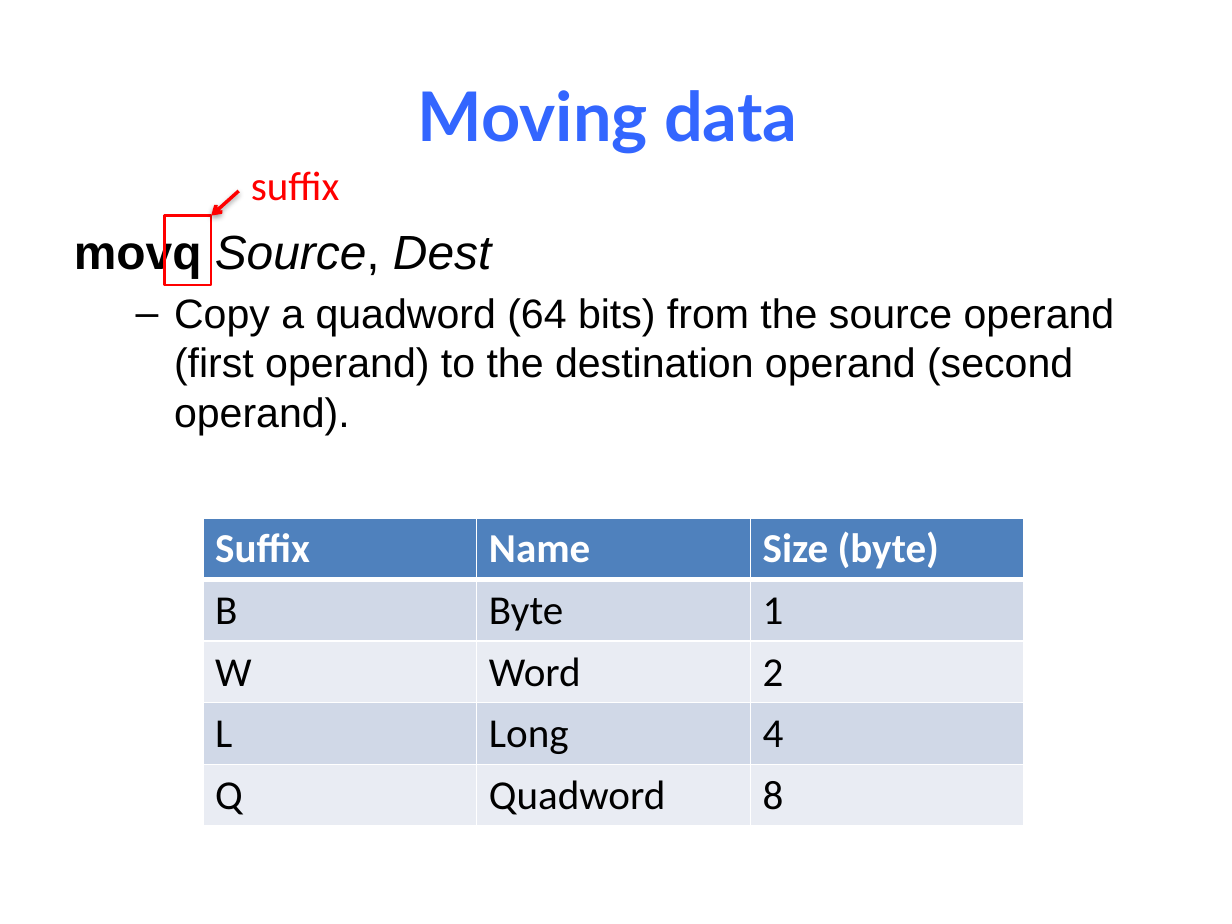
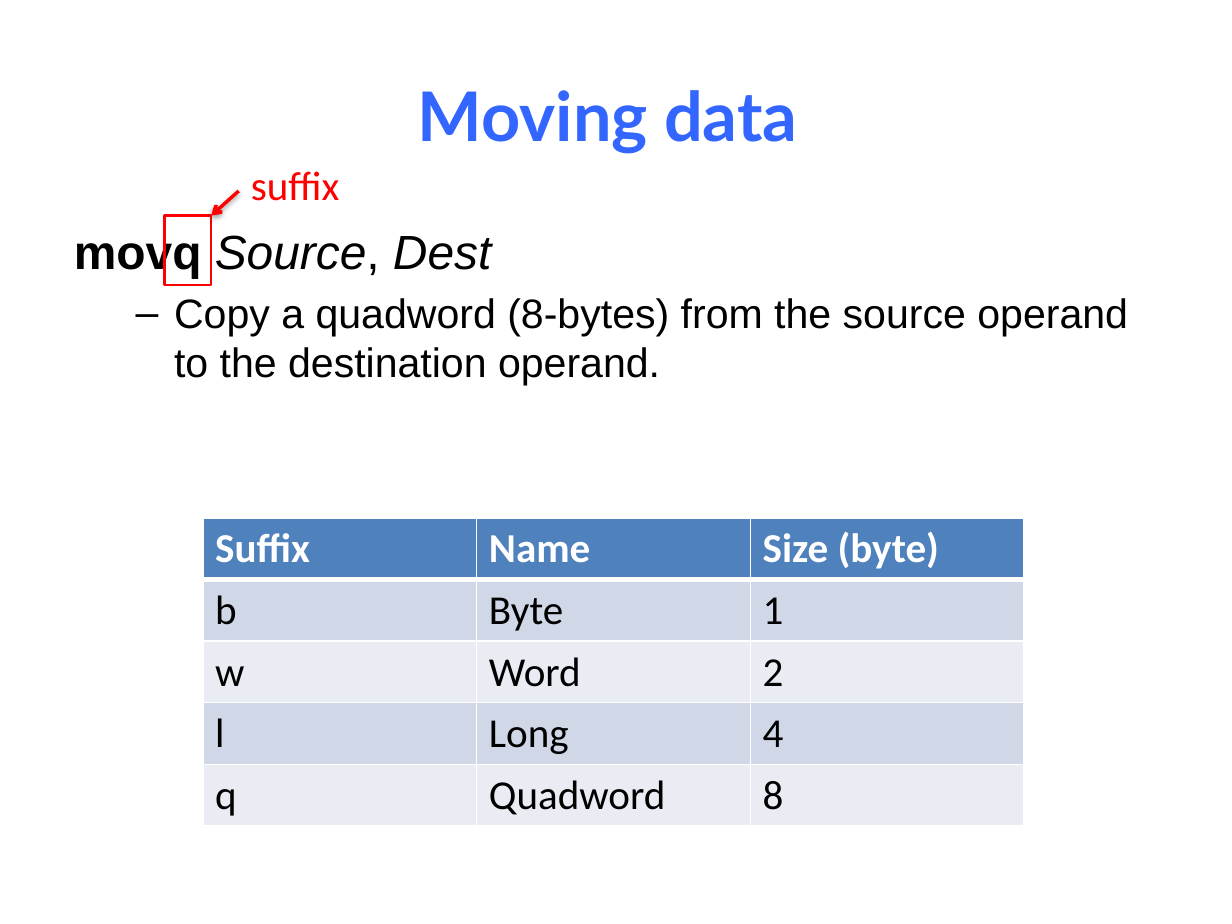
Before and after one commit to NYU-CSO/nyu-cso.github.io, a slide deck: slide 20 of notes/07-Machine_Basic.pptx (slide 24 before the commit). Drawn at 1232x924 pixels with LibreOffice and Linux fonts; fonts in the diff are those of the drawing. Boxes give left, top, right and bottom in pixels: in the first picture for what was removed or moved away, otherwise in the second. Text is boxed around its words. In the diff, an @@ line names an element or a change of style, - is before the commit and + after.

```diff
--- a/notes/07-Machine_Basic.pptx
+++ b/notes/07-Machine_Basic.pptx
@@ text at (174, 298, 1128, 386): text changed @@
-  – Copy a quadword (64 bits) from the source operand (first operand) to the destination operand (second operand).
+  – Copy a quadword (8-bytes) from the source operand to the destination operand.
@@ table at (203, 517, 1024, 825) @@
-row 2, column 1: B
+row 2, column 1: b
-row 3, column 1: W
+row 3, column 1: w
-row 4, column 1: L
+row 4, column 1: l
-row 5, column 1: Q
+row 5, column 1: q
```
Also in this commit, not shown: 47 other slides changed, 3 slides added, 12 slides removed, 1 other file.
